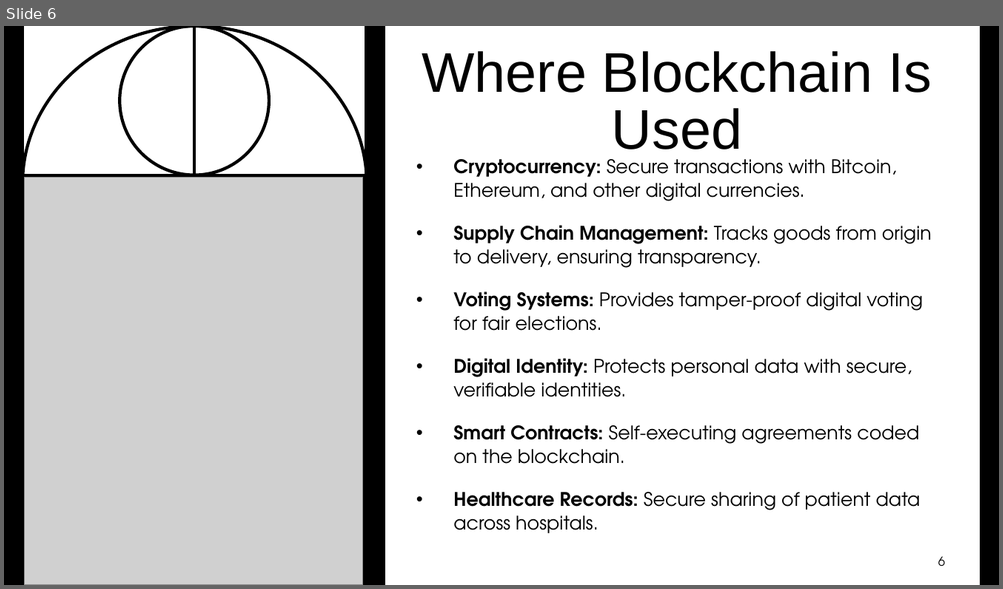
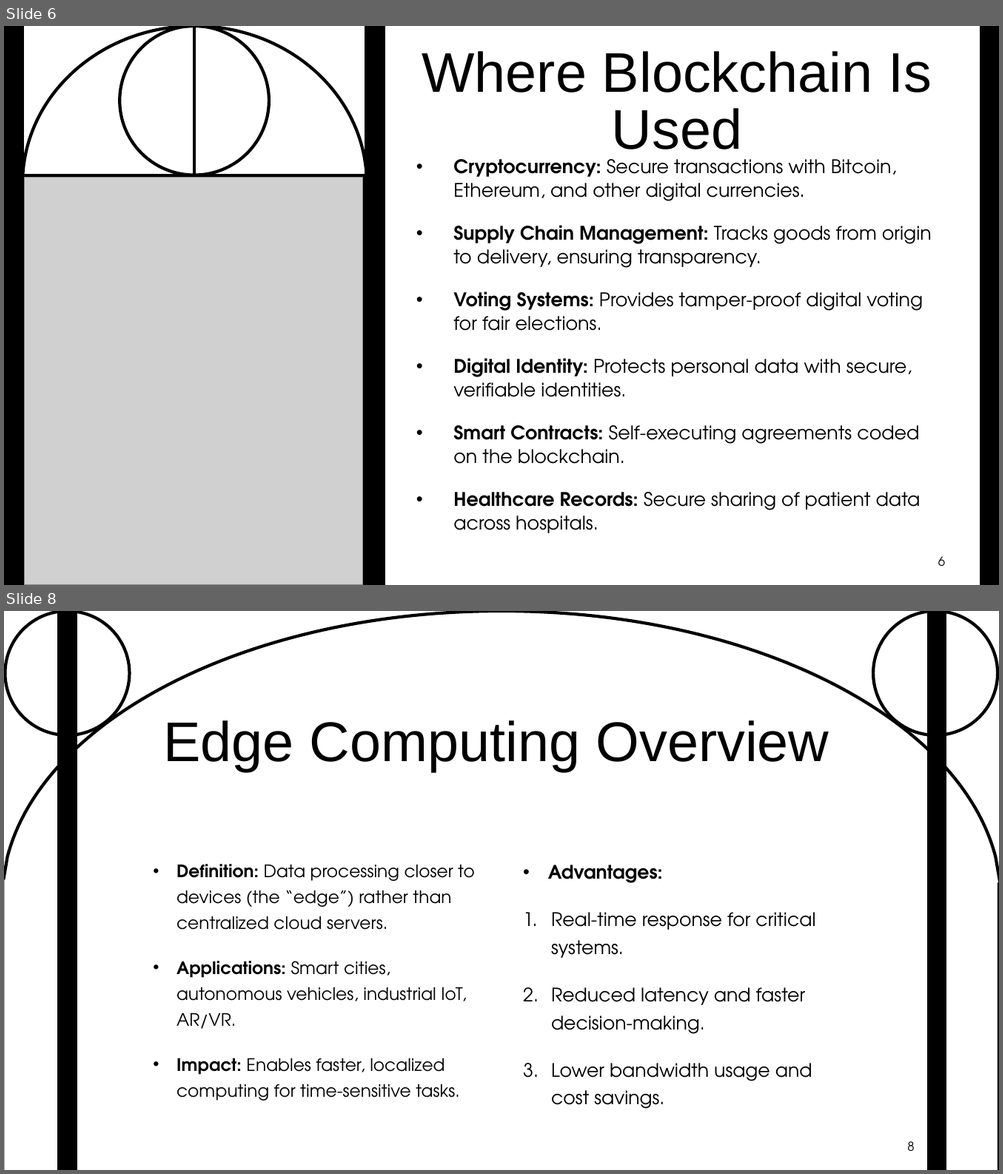
Before and after one commit to codedbyshreena/Office-automation-tools, a slide deck: PPT_370_EmergingTechnologies.pptx. Shown one above the other, each under a label of ours: slide 6 before the commit, slides 6 and 8 after it; the slides between them are not shown. The pictures are 1003x589 and 1003x1174 pixels, drawn with LibreOffice and Linux fonts; fonts in the diff are those of the drawing; grey boxes stand for pictures; background and template pictures are left out. Boxes give left, top, right and bottom in pixels: in the first picture for what was removed or moved away, otherwise in the second. Text is boxed around its words. In the diff, an @@ line names an element or a change of style, - is before the commit and + after.

```diff
--- a/PPT_370_EmergingTechnologies.pptx
+++ b/PPT_370_EmergingTechnologies.pptx
@@ slide 8 added at (4,611,999,1170), background picture (left out) @@
@@ rectangle added at (4,611,999,1170), fill #FFFFFF at 30% opacity @@
@@ freeform shape added at (4,611,999,1170), outline #000000 3 pt @@
@@ ellipse added at (5,611,129,735), outline #000000 3 pt @@
@@ rectangle added at (58,611,77,1170), fill #000000, outline #000000 1 pt @@
@@ line added from (66, 611) to (66, 1170), #000000 3 pt @@
@@ ellipse added at (873,611,997,735), outline #000000 3 pt @@
@@ rectangle added at (927,611,945,1170), fill #000000, outline #000000 1 pt @@
@@ line added from (936, 611) to (936, 1170), #000000 3 pt @@
@@ title added at (164,721,828,772), 54 pt, text #000000 @@
+Edge Computing Overview
@@ text added at (176,864,475,1101), 16.6 pt, text #000000 @@
+• Definition: Data processing closer to devices (the “edge”) rather than centralized cloud servers.
+• Applications: Smart cities, autonomous vehicles, industrial IoT, AR/VR.
+• Impact: Enables faster, localized computing for time‑sensitive tasks.
@@ text added at (548,865,815,1109), 18 pt, text #000000 @@
+• Advantages:
+1. Real‑time response for critical systems.
+2. Reduced latency and faster decision‑making.
+3. Lower bandwidth usage and cost savings.
@@ page number added at (907,1142,913,1151), 12 pt, text #000000 @@
+8
```
Also in this commit, not shown: 1 slide changed, 3 other slides added, 6 slides removed.
